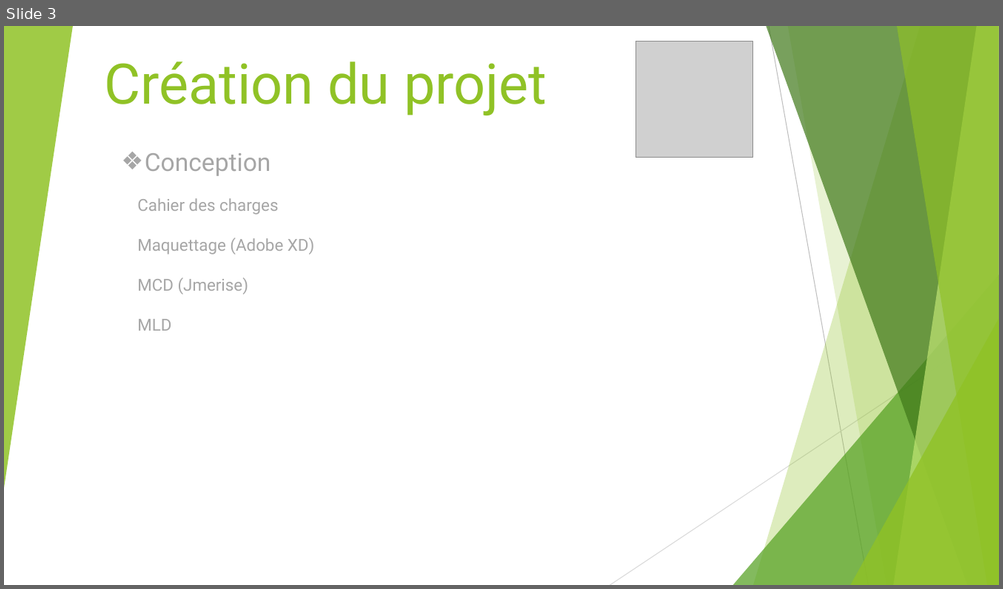
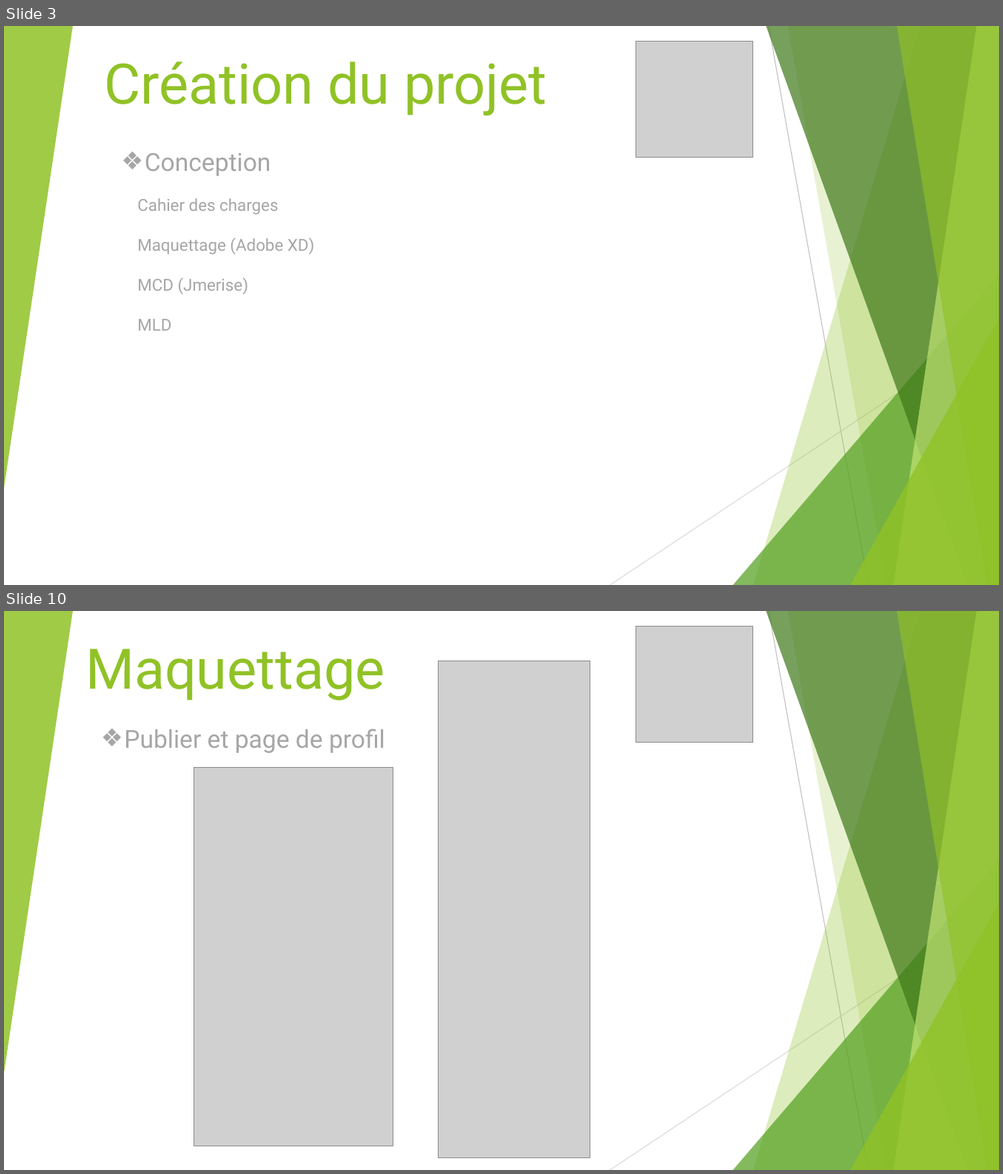
Before and after one commit to Sneak-ySnake/ProjetReseauSocialPro---Projet-fil-rouge, a slide deck: Presentation/PresentationTender.pptx. Shown one above the other, each under a label of ours: slide 3 before the commit, slides 3 and 10 after it; the slides between them are not shown. The pictures are 1003x589 and 1003x1174 pixels, drawn with LibreOffice and Linux fonts; fonts in the diff are those of the drawing; grey boxes stand for pictures. Boxes give left, top, right and bottom in pixels: in the first picture for what was removed or moved away, otherwise in the second. Text is boxed around its words. In the diff, an @@ line names an element or a change of style, - is before the commit and + after.

```diff
--- a/Presentation/PresentationTender.pptx
+++ b/Presentation/PresentationTender.pptx
@@ slide 10 added at (x1=4, y1=611, x2=999, y2=1170), background #FFFFFF; not listed: 10 template elements that a slide beside it also shows @@
@@ picture added at (x1=635, y1=626, x2=752, y2=743) @@
@@ title added at (x1=85, y1=649, x2=385, y2=701), 54 pt, text #90C226 @@
+Maquettage
@@ picture added at (x1=438, y1=661, x2=589, y2=1158) @@
@@ text added at (x1=124, y1=729, x2=385, y2=753), 24 pt, text #A6A6A6 @@
+❖ Publier et page de profil
@@ picture added at (x1=193, y1=768, x2=392, y2=1146) @@
```
Also in this commit, not shown: 4 slides changed, 8 other slides added.
